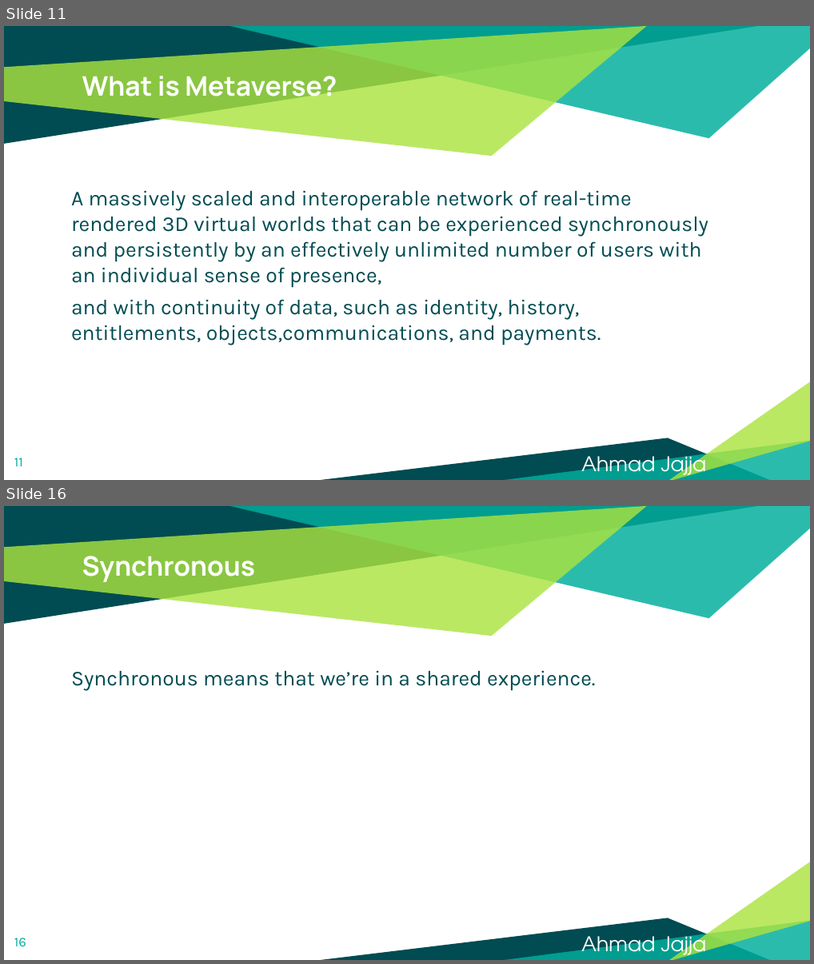
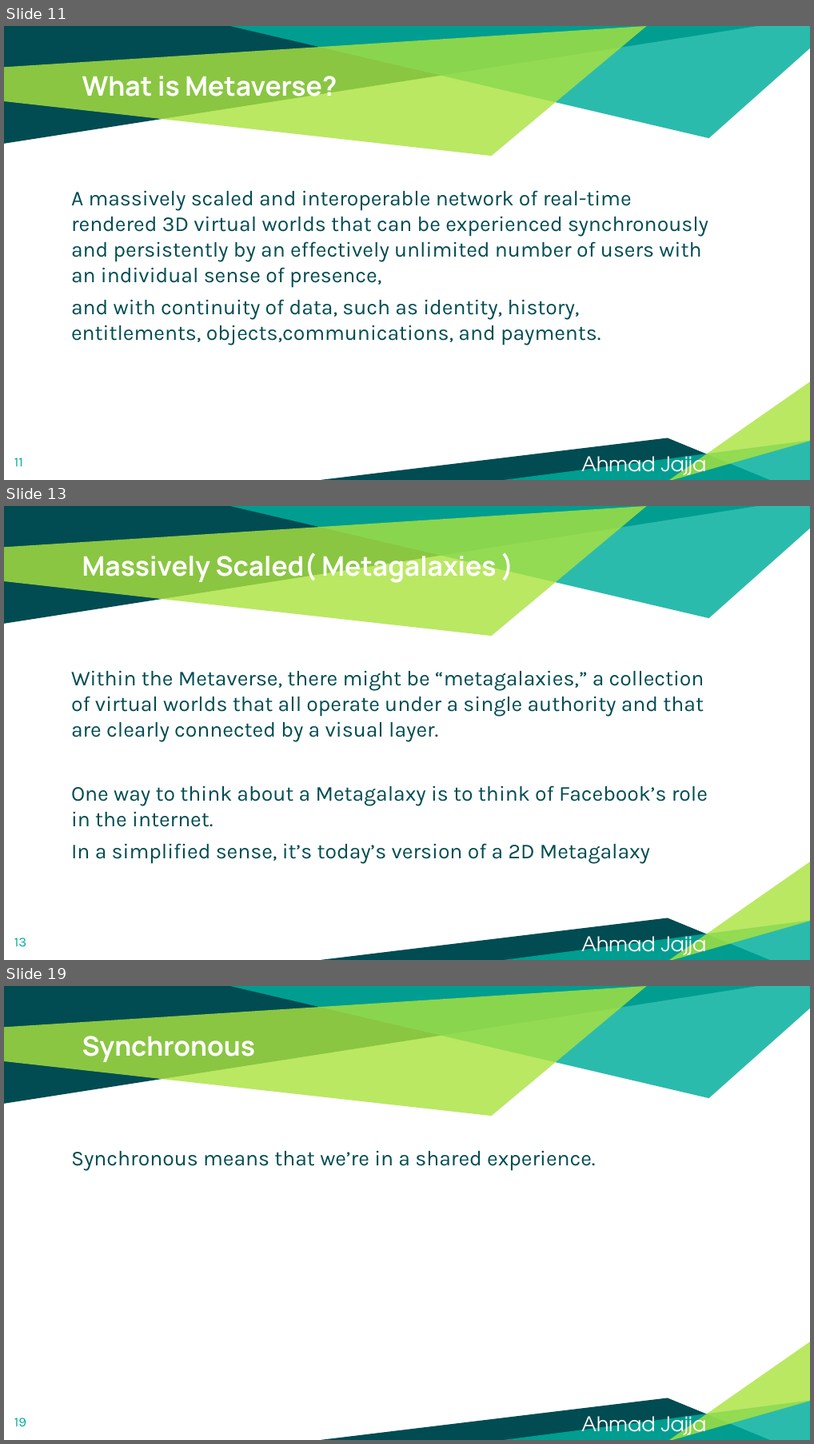
Before and after one commit to Ahmadjajja/WEB-3.0-and-Metaverse, a slide deck: Slides/What is Metaverse.pptx. Shown one above the other, each under a label of ours: slides 11 and 16 before the commit, slides 11, 13 and 19 after it; the slides between them are not shown. The pictures are 814x964 and 814x1444 pixels, drawn with LibreOffice and Linux fonts; fonts in the diff are those of the drawing. Boxes give left, top, right and bottom in pixels: in the first picture for what was removed or moved away, otherwise in the second. Text is boxed around its words. In the diff, an @@ line names an element or a change of style, - is before the commit and + after.

Commit message:
What is metaverse slides

```diff
--- a/Slides/What is Metaverse.pptx
+++ b/Slides/What is Metaverse.pptx
@@ slide 13 added at bbox=[4, 506, 810, 960], background #FFFFFF; not listed: 6 template elements that a slide beside it also shows @@
@@ title added at bbox=[82, 551, 496, 584], 24 pt, text #FFFFFF, bold @@
+Massively Scaled( Metagalaxies )
@@ text added at bbox=[71, 670, 708, 864], 19 pt, text #004C52 @@
+Within the Metaverse, there might be “metagalaxies,” a collection of virtual worlds that all operate under a single authority and that are clearly connected by a visual layer.
+One way to think about a Metagalaxy is to think of Facebook’s role in the internet.
+In a simplified sense, it’s today’s version of a 2D Metagalaxy
@@ page number added at bbox=[14, 937, 26, 946], 12 pt, text #00AE9D @@
+13
@@ text added at bbox=[582, 930, 707, 960], 18 pt, text #FFFFFF @@
+Ahmad Jajja
@@ what was slide 16 is now slide 19 @@
@@ page number at bbox=[14, 1417, 26, 1426]: text changed @@
-16
+19
```
Also in this commit, not shown: 7 slides changed, 3 other slides added, 3 slides removed, 8 other files.
